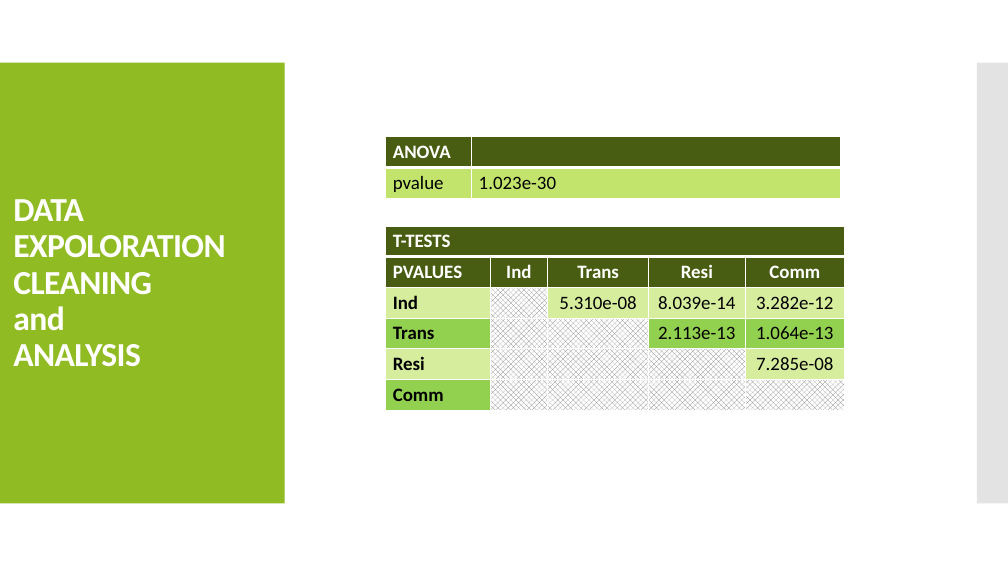
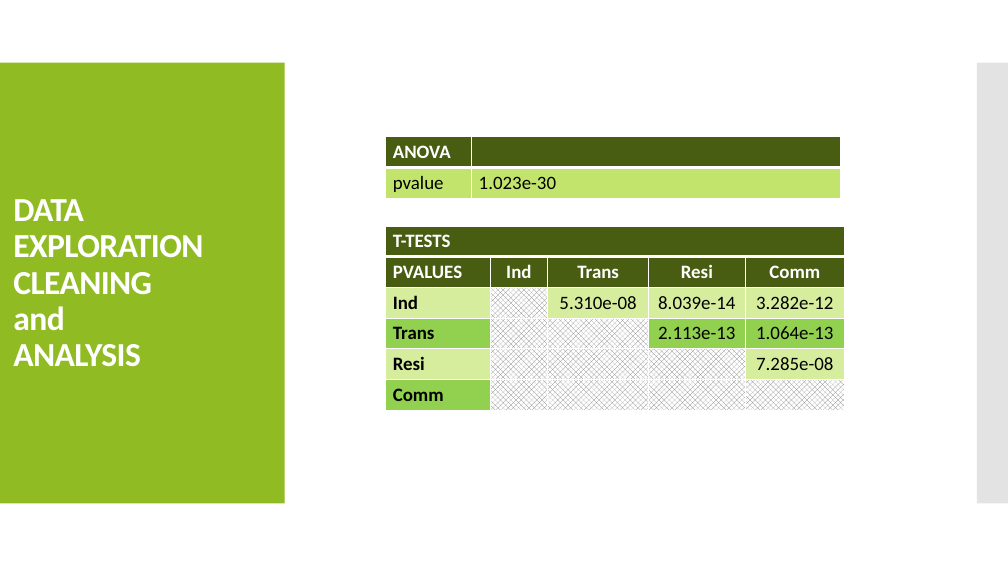
Before and after one commit to DanielMJones2005/Project-1, a slide deck: slide 8 of 20190729 Energizers_Project_1_Presentation.v2.pptx. Drawn at 1008x567 pixels with LibreOffice and Linux fonts; fonts in the diff are those of the drawing. Boxes give left, top, right and bottom in pixels: in the first picture for what was removed or moved away, otherwise in the second. Text is boxed around its words. In the diff, an @@ line names an element or a change of style, - is before the commit and + after.

```diff
--- a/20190729 Energizers_Project_1_Presentation.v2.pptx
+++ b/20190729 Energizers_Project_1_Presentation.v2.pptx
@@ title at (13, 199, 203, 367): text changed @@
-DATA
-EXPOLORATION
-CLEANING
-and
-ANALYSIS
+DATA
+EXPLORATION
+CLEANING
+and
+ANALYSIS
```
Also in this commit, not shown: 2 other slides changed.
